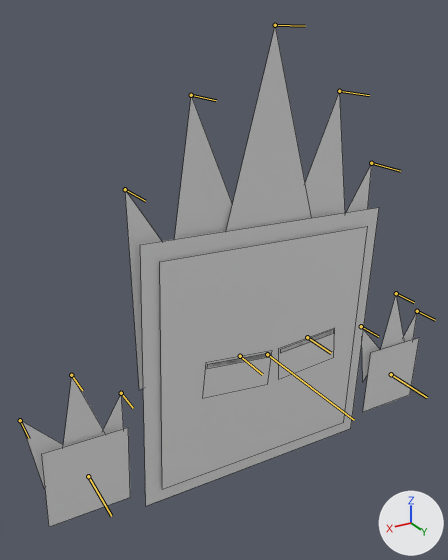
The Blender file Finger Guns/Assets/Art/Bosses/Elemental/Elemental_Fire.blend as it was, and as the next commit left it.
Before and after are seen from a 50 mm camera at (2.5, 3.49, 2.47) aimed at (0.28, -0.2, 0.63). Every picture has the same lights, and +X, +Y and +Z are marked at lower right. Both versions are drawn at frame 1 of the action 'Look Right'; the numbers are the values there. The bones that bend it are drawn over the model as lines. Mesh edges are drawn as thin lines.

Objects in the first picture: 'Elemental_Fire'.
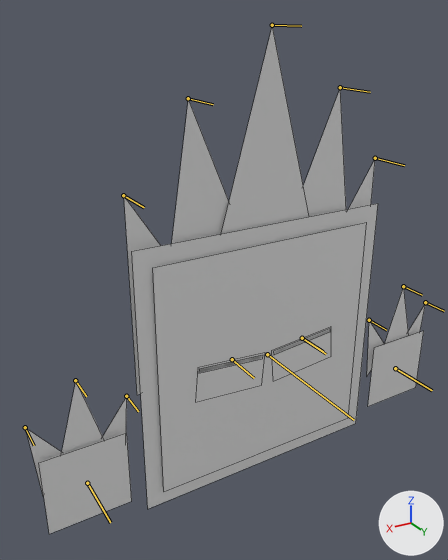
Pixel boxes (x1, y1, x2, y2) of what changed, in the pictures (448 x 560 px):
'Elemental_Fire', posed
    before: (21, 27, 419, 527)
    after: (26, 26, 426, 534)
bone 'Eye_Open.R', root to tip
    before: (240, 356) to (259, 372)
    after: (232, 359) to (251, 375)
bone 'Eyes_Closed.R', root to tip
    before: (240, 356) to (262, 374)
    after: (232, 359) to (254, 378)
bone 'Eye_Open.L', root to tip
    before: (307, 337) to (328, 351)
    after: (302, 338) to (323, 351)
bone 'Eyes_Closed.L', root to tip
    before: (307, 337) to (331, 353)
    after: (302, 338) to (326, 354)
bone 'Hand.L_Finger Mid', root to tip
    before: (396, 293) to (414, 302)
    after: (403, 286) to (422, 295)
bone 'Hand.L_Finger.L', root to tip
    before: (417, 311) to (435, 320)
    after: (425, 302) to (444, 311)
bone 'Hand.L_Finger.R', root to tip
    before: (361, 326) to (378, 336)
    after: (369, 320) to (386, 330)
bone 'Hand.R_Finger Mid', root to tip
    before: (71, 375) to (82, 390)
    after: (75, 380) to (86, 396)
bone 'Hand.R_Finger.R', root to tip
    before: (20, 420) to (29, 438)
    after: (25, 427) to (34, 445)
bone 'Hand.R_Finger.L', root to tip
    before: (121, 393) to (133, 408)
    after: (126, 396) to (138, 411)
bone 'Fire Spike.000', root to tip
    before: (371, 163) to (400, 171)
    after: (375, 158) to (404, 165)
bone 'Fire Spike.001', root to tip
    before: (339, 91) to (369, 95)
    after: (340, 87) to (370, 92)
bone 'Fire Spike.002', root to tip
    before: (275, 25) to (305, 26)
    after: (272, 25) to (301, 26)
bone 'Fire Spike.003', root to tip
    before: (191, 95) to (216, 100)
    after: (188, 98) to (213, 104)
bone 'Fire Spike.004', root to tip
    before: (125, 189) to (145, 201)
    after: (123, 195) to (144, 207)

The change, as a list of edits to the scene's bpy script:
```text
Change bone_main_mover:
    where bone_main_mover = bpy.data.objects['Rig_Elemental'].pose.bones['Main Mover']
    bone_main_mover.rotation_quaternion: (1.0, 0.0, -0.017, 0.0) -> (1.0, 0.0, 0.0, 0.0)  # degrees (0, -2, 0) -> degrees (0, 0, 0)
    bone_main_mover.scale: (0.98, 1.0, 1.0) -> (1.0, 1.0, 1.0)
Change bone_eye_open_r:
    where bone_eye_open_r = bpy.data.objects['Rig_Elemental'].pose.bones['Eye_Open.R']  # child of 'Main Mover'
    bone_eye_open_r.location: (0.061, 0.0, 0.0) -> (0.0, 0.0, 0.0)
    bone_eye_open_r.scale: (1.02, 1.02, 1.02) -> (1.0, 1.0, 1.0)
Change bone_eyes_closed_r:
    where bone_eyes_closed_r = bpy.data.objects['Rig_Elemental'].pose.bones['Eyes_Closed.R']  # child of 'Main Mover'
    bone_eyes_closed_r.location: (0.061, 0.0, 0.0) -> (0.0, 0.0, 0.0)
    bone_eyes_closed_r.scale: (1.02, 1.02, 1.02) -> (1.0, 1.0, 1.0)
Change bone_eye_open_l:
    where bone_eye_open_l = bpy.data.objects['Rig_Elemental'].pose.bones['Eye_Open.L']  # child of 'Main Mover'
    bone_eye_open_l.location: (0.061, 0.0, 0.0) -> (0.0, 0.0, 0.0)
    bone_eye_open_l.scale: (0.98, 0.98, 0.98) -> (1.0, 1.0, 1.0)
Change bone_eyes_closed_l:
    where bone_eyes_closed_l = bpy.data.objects['Rig_Elemental'].pose.bones['Eyes_Closed.L']  # child of 'Main Mover'
    bone_eyes_closed_l.location: (0.061, 0.0, 0.0) -> (0.0, 0.0, 0.0)
    bone_eyes_closed_l.scale: (0.98, 0.98, 0.98) -> (1.0, 1.0, 1.0)
Change bone_hand_l_finger_mid:
    where bone_hand_l_finger_mid = bpy.data.objects['Rig_Elemental'].pose.bones['Hand.L_Finger Mid']  # child of 'Hand.L'
    bone_hand_l_finger_mid.location: (-0.062, 0.0, 0.002) -> (0.0, 0.0, 0.0)
Change bone_hand_l_finger_l:
    where bone_hand_l_finger_l = bpy.data.objects['Rig_Elemental'].pose.bones['Hand.L_Finger.L']  # child of 'Hand.L'
    bone_hand_l_finger_l.location: (-0.062, 0.0, 0.002) -> (0.0, 0.0, 0.0)
Change bone_hand_l_finger_r:
    where bone_hand_l_finger_r = bpy.data.objects['Rig_Elemental'].pose.bones['Hand.L_Finger.R']  # child of 'Hand.L'
    bone_hand_l_finger_r.location: (-0.062, 0.0, 0.002) -> (0.0, 0.0, 0.0)
Change bone_hand_r_finger_mid:
    where bone_hand_r_finger_mid = bpy.data.objects['Rig_Elemental'].pose.bones['Hand.R_Finger Mid']  # child of 'Hand.R'
    bone_hand_r_finger_mid.location: (-0.062, 0.0, 0.002) -> (0.0, 0.0, 0.0)
Change bone_hand_r_finger_r:
    where bone_hand_r_finger_r = bpy.data.objects['Rig_Elemental'].pose.bones['Hand.R_Finger.R']  # child of 'Hand.R'
    bone_hand_r_finger_r.location: (-0.062, 0.0, 0.002) -> (0.0, 0.0, 0.0)
Change bone_hand_r_finger_l:
    where bone_hand_r_finger_l = bpy.data.objects['Rig_Elemental'].pose.bones['Hand.R_Finger.L']  # child of 'Hand.R'
    bone_hand_r_finger_l.location: (-0.062, 0.0, 0.002) -> (0.0, 0.0, 0.0)
Change bone_fire_spike_000:
    where bone_fire_spike_000 = bpy.data.objects['Rig_Elemental'].pose.bones['Fire Spike.000']  # child of 'Main Mover'
    bone_fire_spike_000.location: (-0.062, 0.0, 0.002) -> (0.0, 0.0, 0.0)
Change bone_fire_spike_001:
    where bone_fire_spike_001 = bpy.data.objects['Rig_Elemental'].pose.bones['Fire Spike.001']  # child of 'Main Mover'
    bone_fire_spike_001.location: (-0.062, 0.0, 0.002) -> (0.0, 0.0, 0.0)
Change bone_fire_spike_002:
    where bone_fire_spike_002 = bpy.data.objects['Rig_Elemental'].pose.bones['Fire Spike.002']  # child of 'Main Mover'
    bone_fire_spike_002.location: (-0.062, 0.0, 0.002) -> (0.0, 0.0, 0.0)
Change bone_fire_spike_003:
    where bone_fire_spike_003 = bpy.data.objects['Rig_Elemental'].pose.bones['Fire Spike.003']  # child of 'Main Mover'
    bone_fire_spike_003.location: (-0.062, 0.0, 0.002) -> (0.0, 0.0, 0.0)
Change bone_fire_spike_004:
    where bone_fire_spike_004 = bpy.data.objects['Rig_Elemental'].pose.bones['Fire Spike.004']  # child of 'Main Mover'
    bone_fire_spike_004.location: (-0.062, 0.0, 0.002) -> (0.0, 0.0, 0.0)
```
